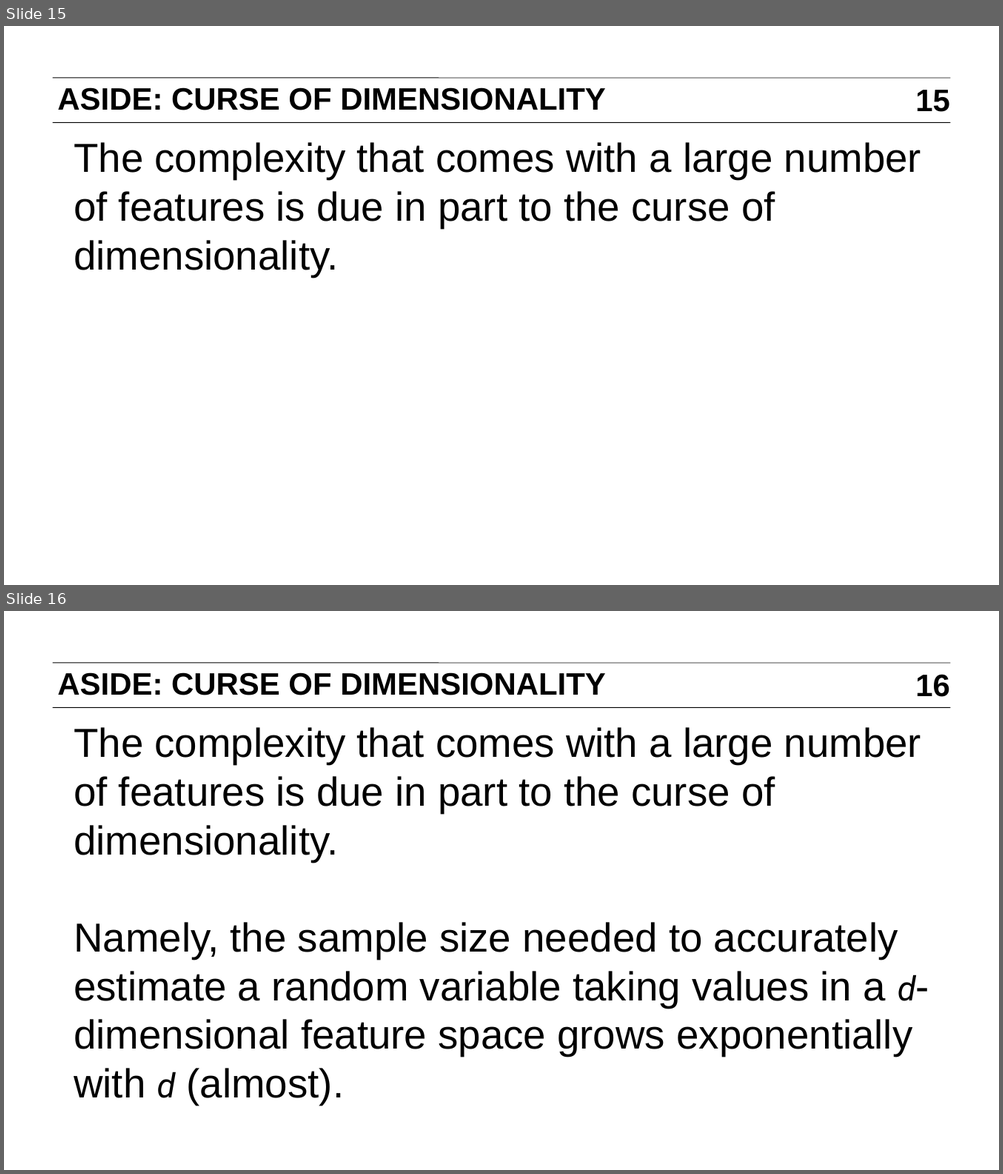
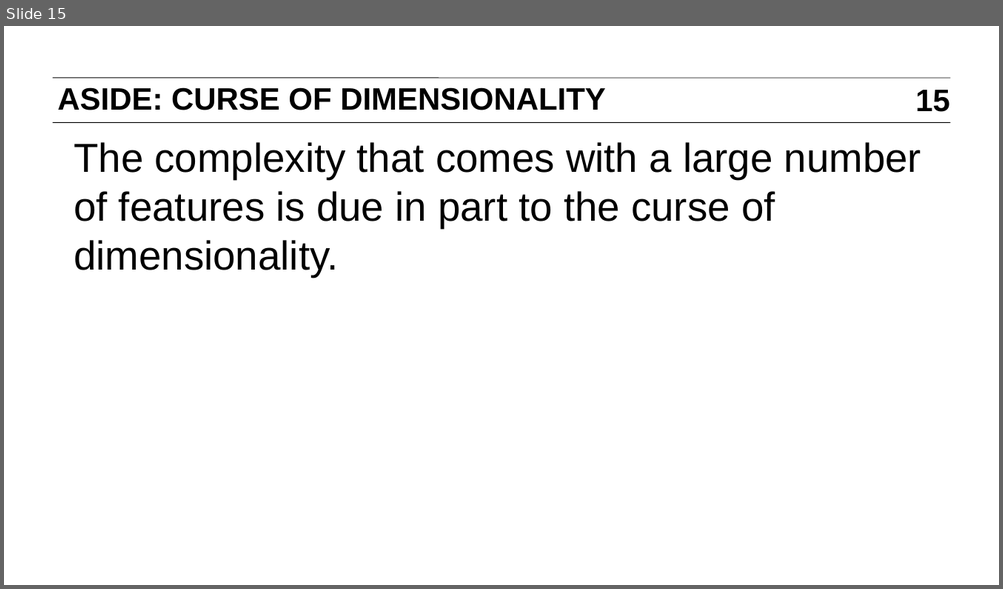
Before and after one commit to ajschumacher/gadsdc, a slide deck: 18-dim_reduc/slides.pptx. Shown one above the other, each under a label of ours: slides 15 and 16 before the commit, slide 15 after it. The pictures are 1003x1174 and 1003x589 pixels, drawn with LibreOffice and Linux fonts; fonts in the diff are those of the drawing. Boxes give left, top, right and bottom in pixels: in the first picture for what was removed or moved away, otherwise in the second. Text is boxed around its words. In the diff, an @@ line names an element or a change of style, - is before the commit and + after.

```diff
--- a/18-dim_reduc/slides.pptx
+++ b/18-dim_reduc/slides.pptx
@@ slide 16 removed at [4,611,999,1170], background #FFFFFF; not listed: 2 template elements that a slide beside it also shows @@
@@ text removed at [57,672,605,695] @@
-ASIDE: CURSE OF DIMENSIONALITY
@@ page number removed at [915,674,950,697] @@
-16
@@ text removed at [74,727,921,1105] @@
-The complexity that comes with a large number of features is due in part to the curse of dimensionality.
-Namely, the sample size needed to accurately estimate a random variable taking values in a d-dimensional feature space grows exponentially with d (almost).
```
Also in this commit, not shown: 2 slides changed, 1 other slide removed, 1 other file.
